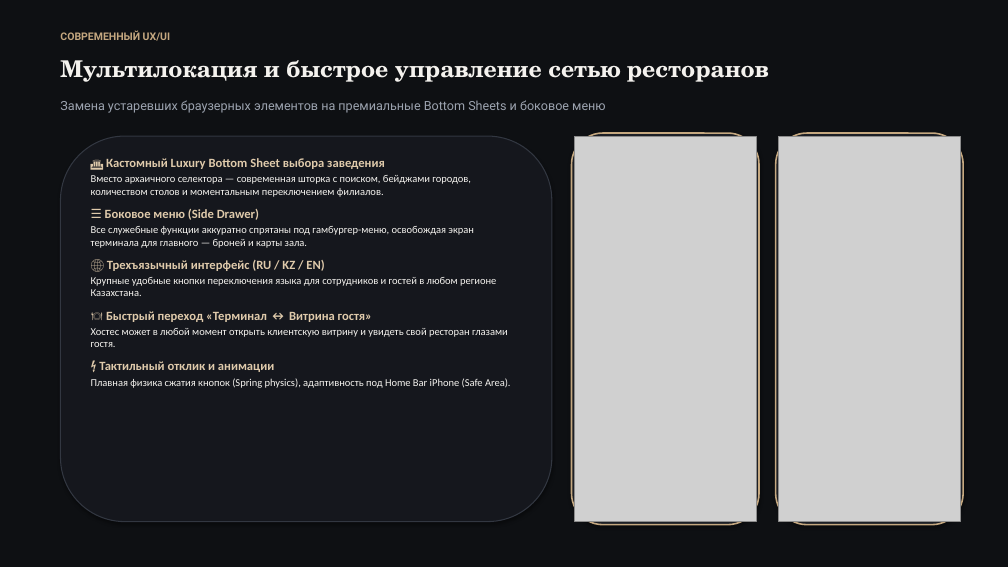
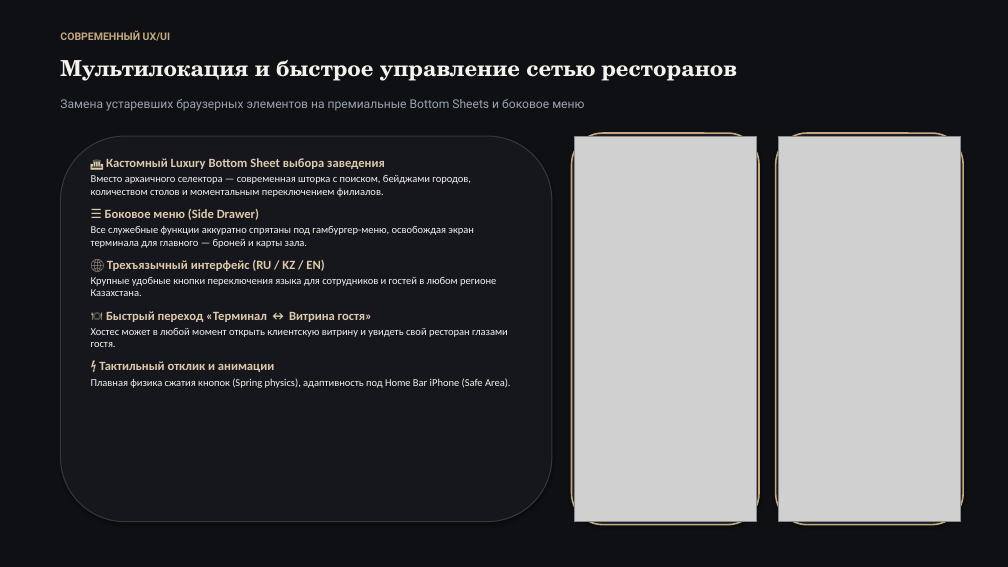
Before and after one commit to Sp1ceMan/restokz-bot, a slide deck: slide 9 of RestoKZ_Presentation.pptx (slide 8 before the commit). Drawn at 1008x567 pixels with LibreOffice and Linux fonts; fonts in the diff are those of the drawing; grey boxes stand for pictures. Boxes give left, top, right and bottom in pixels: in the first picture for what was removed or moved away, otherwise in the second. Text is boxed around its words. In the diff, an @@ line names an element or a change of style, - is before the commit and + after.

```diff
--- a/RestoKZ_Presentation.pptx
+++ b/RestoKZ_Presentation.pptx
@@ text "Мультилокация и быстрое управление сетью ..." at (60, 60, 736, 81): size 22 to 21 pt @@
@@ text "Замена устаревших браузерных элементов на ..." at (60, 99, 584, 111): size 12 to 11.5 pt @@
```
Also in this commit, not shown: 11 other slides changed, 3 slides added, 2 other files.
